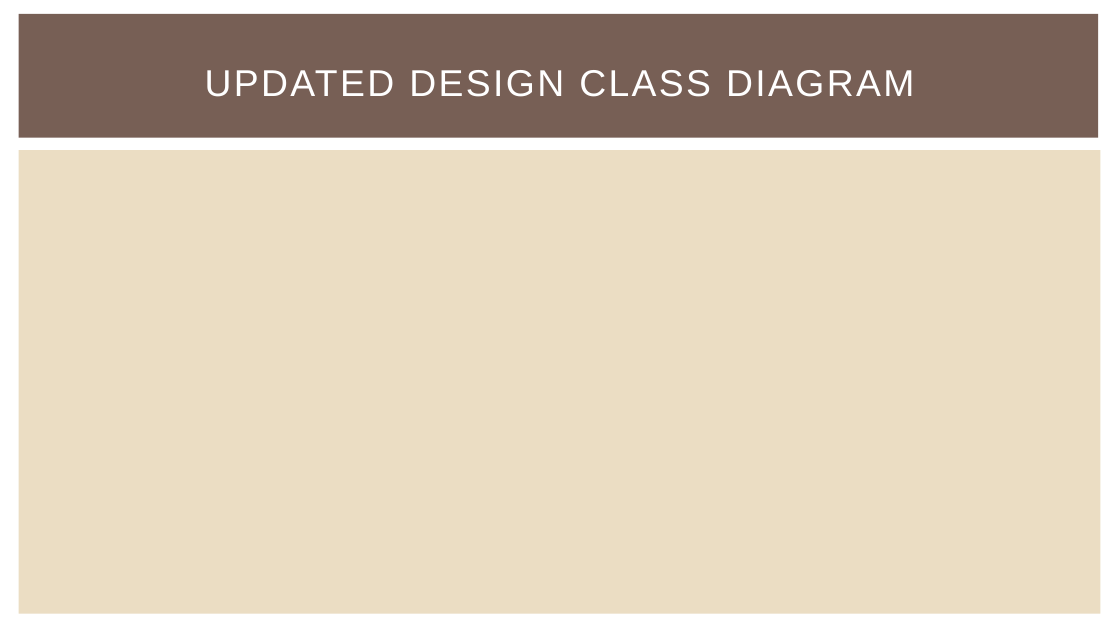
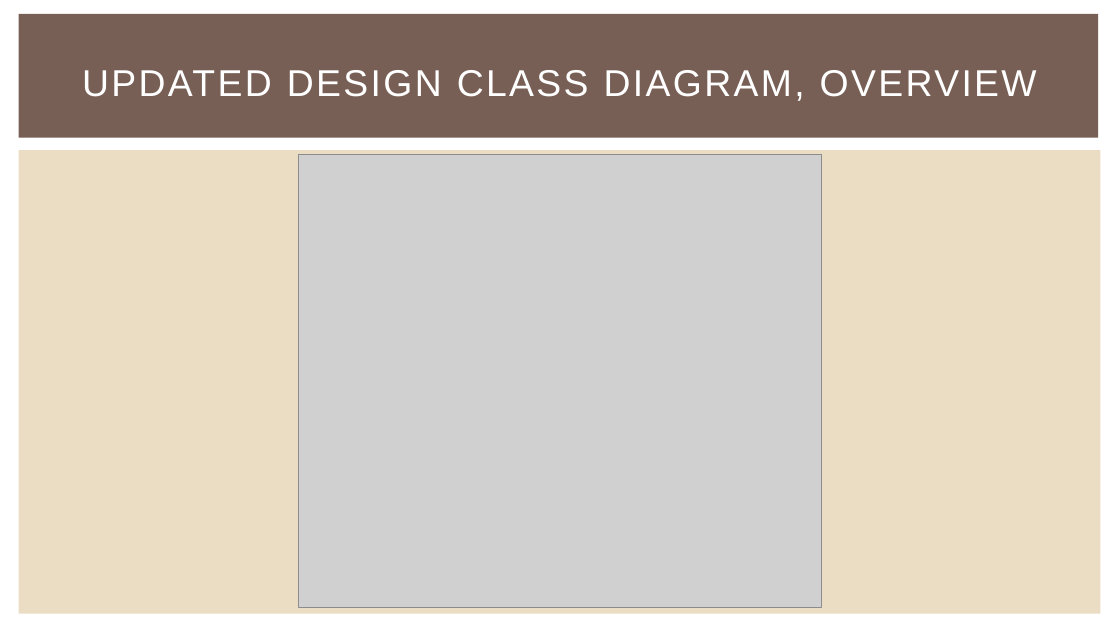
Before and after one commit to NickWaltCSU/cs414-f17-301-UltraLiteCoding, a slide deck: slide 4 of Presentation 4/Presentation.pptx (slide 3 before the commit). Drawn at 1120x630 pixels with LibreOffice and Linux fonts; fonts in the diff are those of the drawing; grey boxes stand for pictures. Boxes give left, top, right and bottom in pixels: in the first picture for what was removed or moved away, otherwise in the second. Text is boxed around its words. In the diff, an @@ line names an element or a change of style, - is before the commit and + after.

```diff
--- a/Presentation 4/Presentation.pptx
+++ b/Presentation 4/Presentation.pptx
@@ title at (x1=82, y1=70, x2=1037, y2=101): text changed @@
-UPDATED DESIGN CLASS DIAGRAM
+UPDATED DESIGN CLASS DIAGRAM, OVERVIEW
@@ picture added at (x1=298, y1=155, x2=822, y2=607) @@
```
Also in this commit, not shown: 1 other slide changed, 4 slides added, 2 other files.
